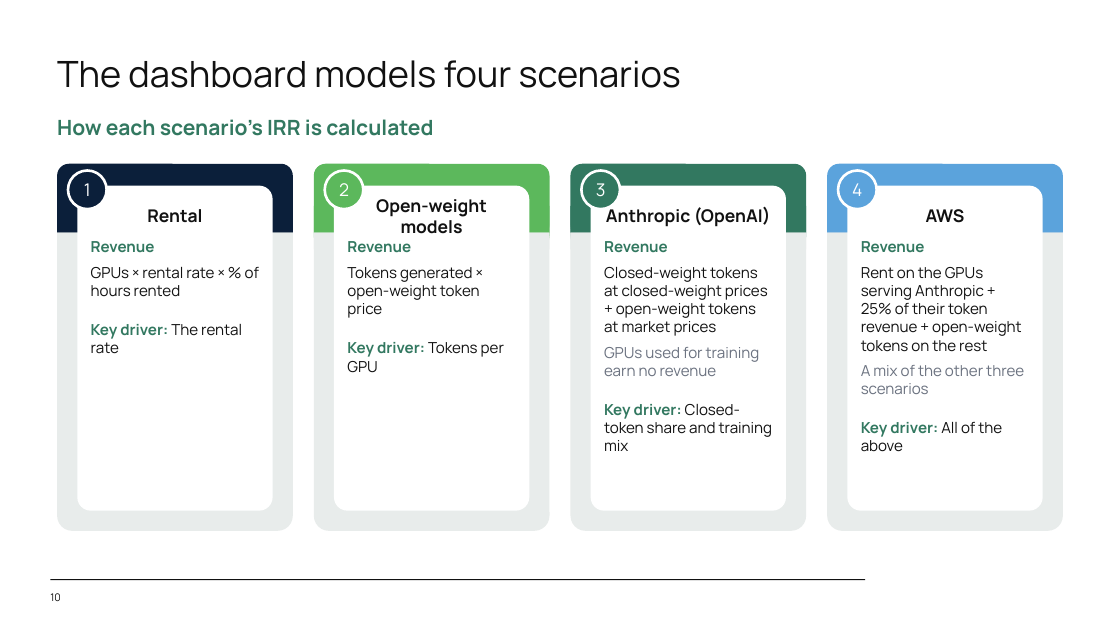
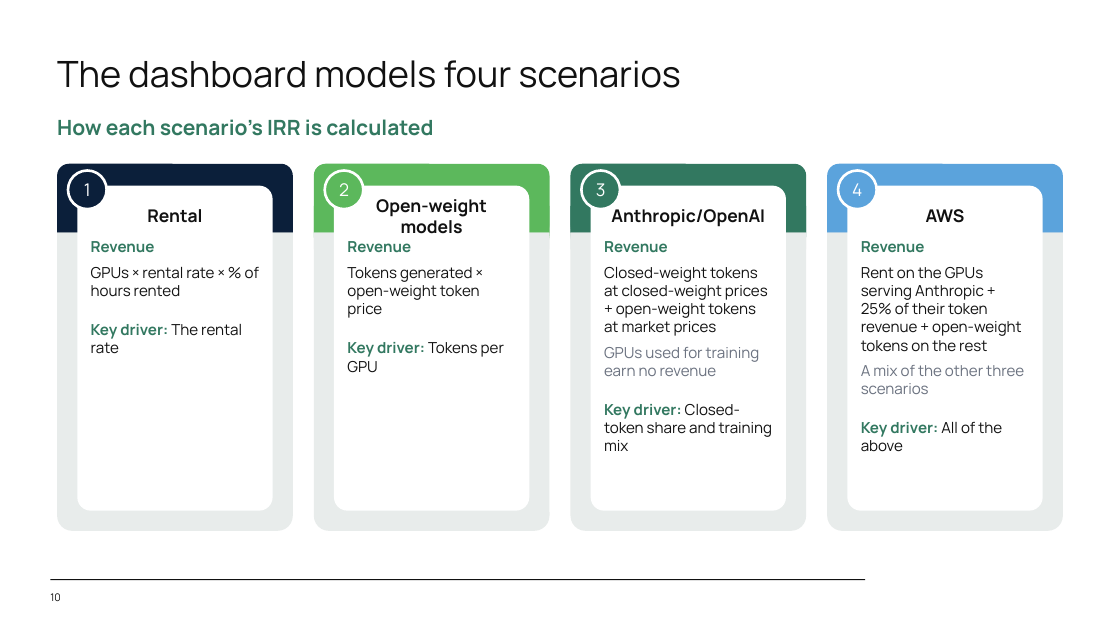
Before and after one commit to SystemCapital/AI-Dashboard, a slide deck: slide 10 of presentation/AI_Unit_Economics.pptx. Drawn at 1120x630 pixels with LibreOffice and Linux fonts; fonts in the diff are those of the drawing; background and template pictures are left out. Boxes give left, top, right and bottom in pixels: in the first picture for what was removed or moved away, otherwise in the second. Text is boxed around its words. In the diff, an @@ line names an element or a change of style, - is before the commit and + after.

```diff
--- a/presentation/AI_Unit_Economics.pptx
+++ b/presentation/AI_Unit_Economics.pptx
@@ text at (x1=611, y1=209, x2=765, y2=227): text changed @@
-Anthropic (OpenAI)
+Anthropic/OpenAI
```
Also in this commit, not shown: 2 other slides changed, 1 other file.
